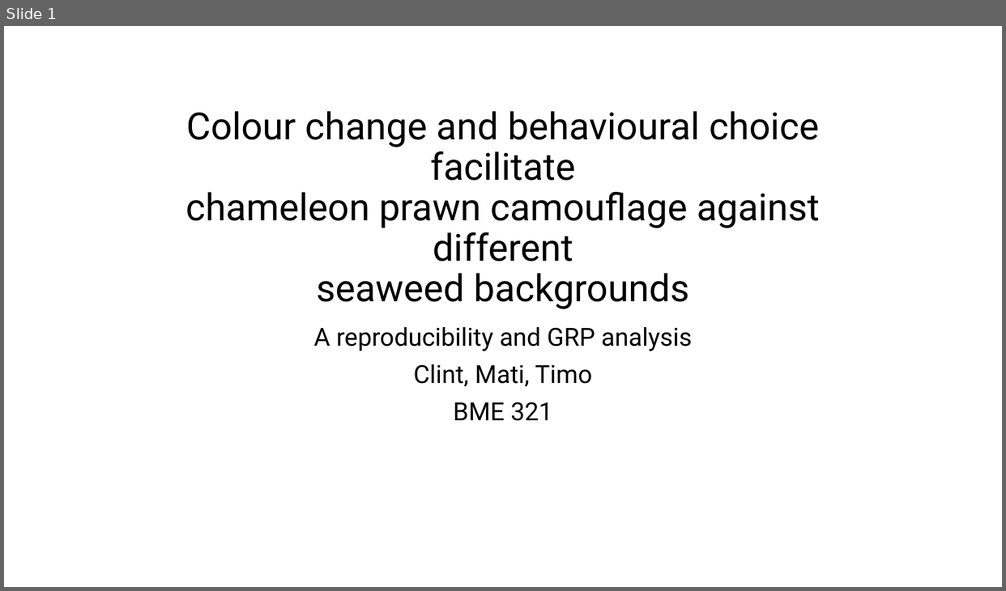
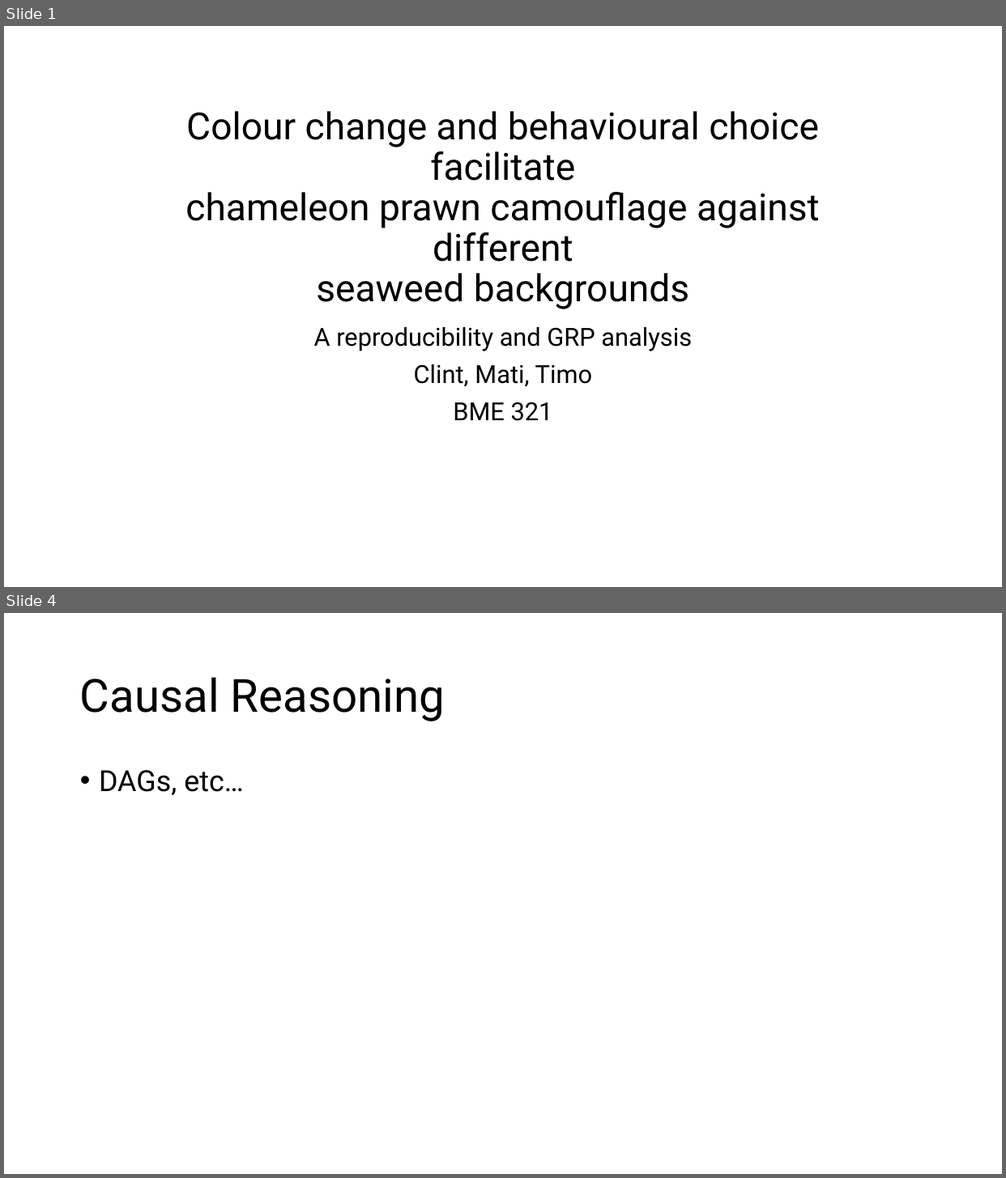
Before and after one commit to starnma1/BME_321_MiniProject, a slide deck: presentation/miniproject_presentation.pptx. Shown one above the other, each under a label of ours: slide 1 before the commit, slides 1 and 4 after it; the slides between them are not shown. The pictures are 1006x591 and 1006x1178 pixels, drawn with LibreOffice and Linux fonts; fonts in the diff are those of the drawing. Boxes give left, top, right and bottom in pixels: in the first picture for what was removed or moved away, otherwise in the second. Text is boxed around its words. In the diff, an @@ line names an element or a change of style, - is before the commit and + after.

```diff
--- a/presentation/miniproject_presentation.pptx
+++ b/presentation/miniproject_presentation.pptx
@@ slide 4 added at (4, 613, 1002, 1174), background #FFFFFF @@
@@ title added at (80, 677, 445, 722), 44 pt, text #000000 @@
+Causal Reasoning
@@ text added at (99, 770, 244, 795), 28 pt, text #000000 @@
+• DAGs, etc…
```
Also in this commit, not shown: 3 other slides added, 1 slide removed, 1 other file.
